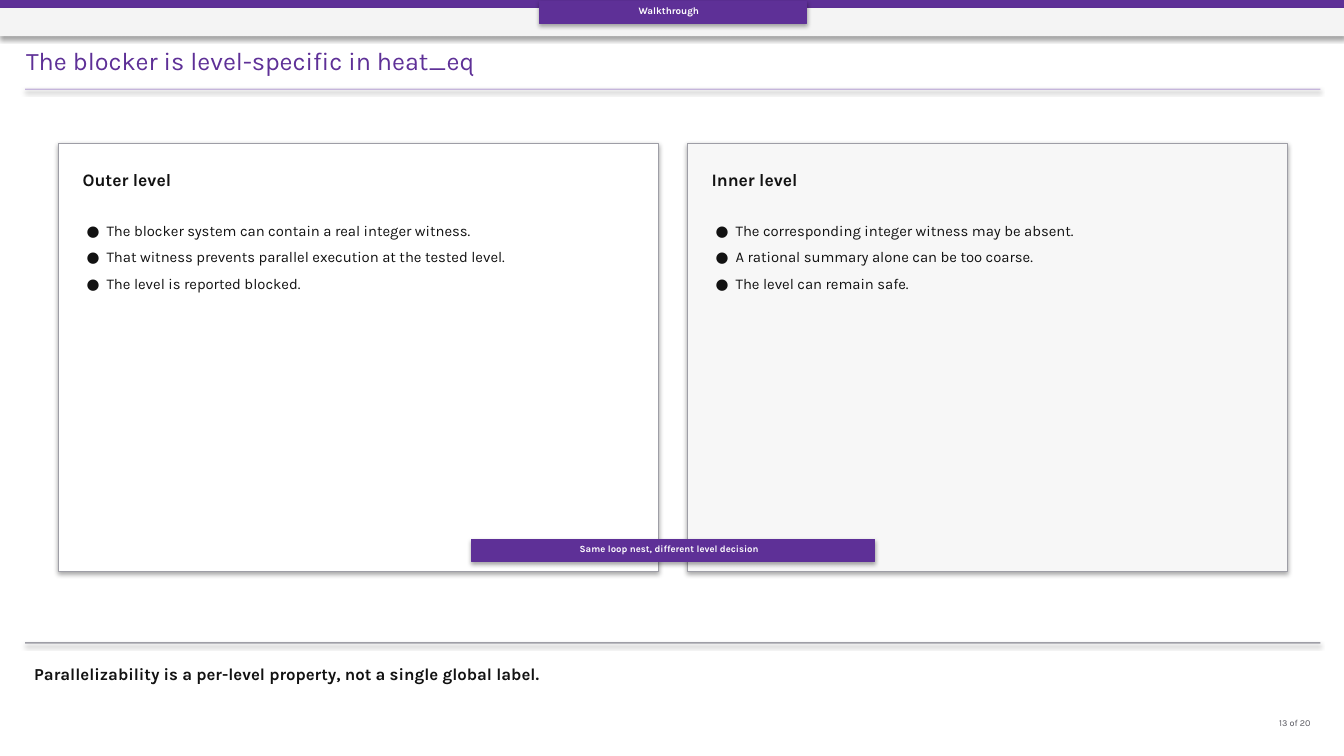
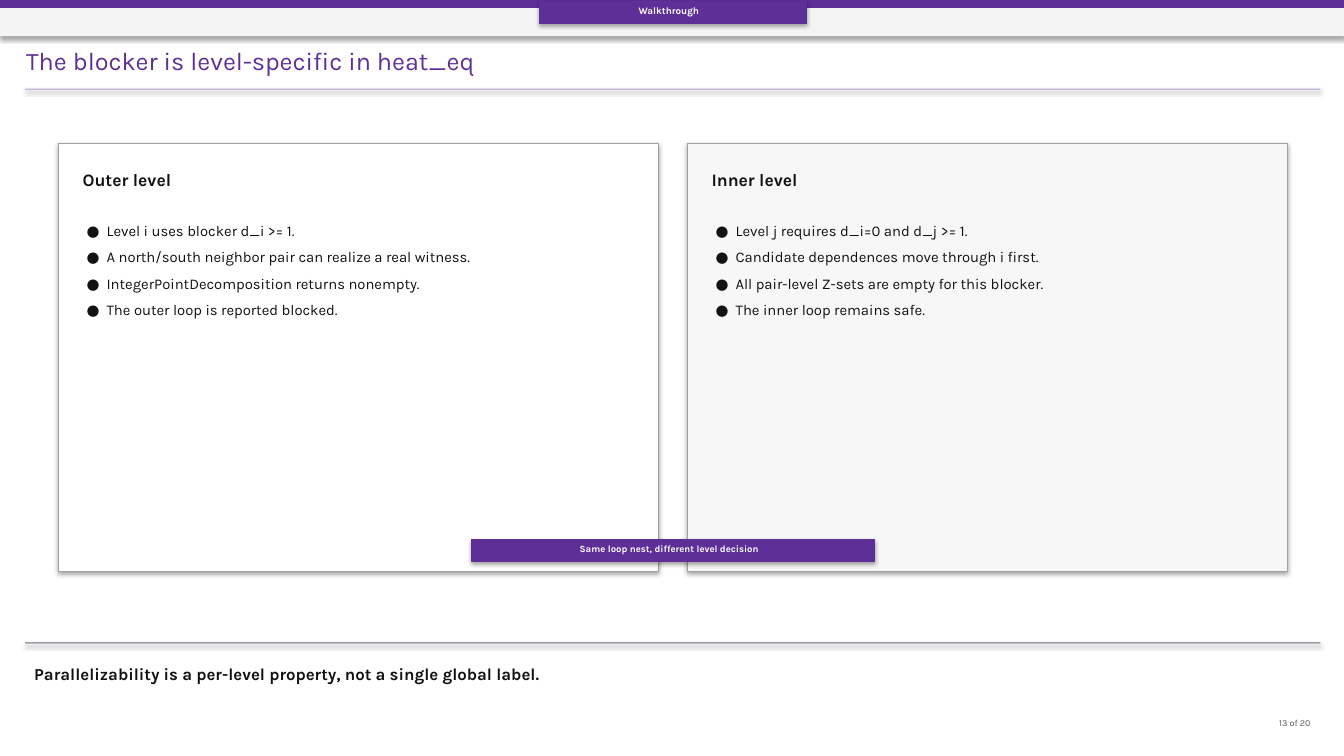
Before and after one commit to Hardik-S/april-peer-presentation, a slide deck: slide 13 of deck/April_peer_presentation.pptx. Drawn at 1344x756 pixels with LibreOffice and Linux fonts; fonts in the diff are those of the drawing. Boxes give left, top, right and bottom in pixels: in the first picture for what was removed or moved away, otherwise in the second. Text is boxed around its words. In the diff, an @@ line names an element or a change of style, - is before the commit and + after.

```diff
--- a/deck/April_peer_presentation.pptx
+++ b/deck/April_peer_presentation.pptx
@@ text at [107, 226, 470, 319]: text changed @@
-● The blocker system can contain a real integer witness.
-● That witness prevents parallel execution at the tested level.
-● The level is reported blocked.
+● Level i uses blocker d_i >= 1.
+● A north/south neighbor pair can realize a real witness.
+● IntegerPointDecomposition returns nonempty.
+● The outer loop is reported blocked.
@@ text at [736, 226, 1044, 319]: text changed @@
-● The corresponding integer witness may be absent.
-● A rational summary alone can be too coarse.
-● The level can remain safe.
+● Level j requires d_i=0 and d_j >= 1.
+● Candidate dependences move through i first.
+● All pair-level Z-sets are empty for this blocker.
+● The inner loop remains safe.
```
Also in this commit, not shown: 12 other slides changed, 18 other files.
